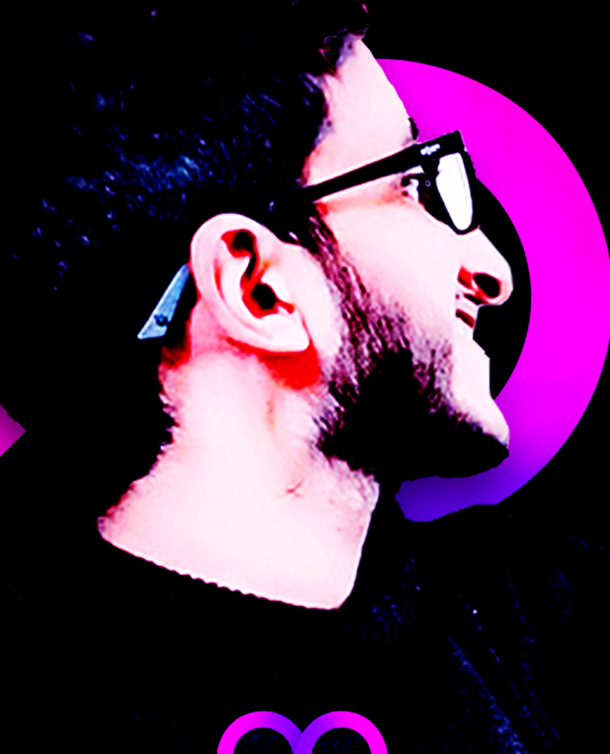
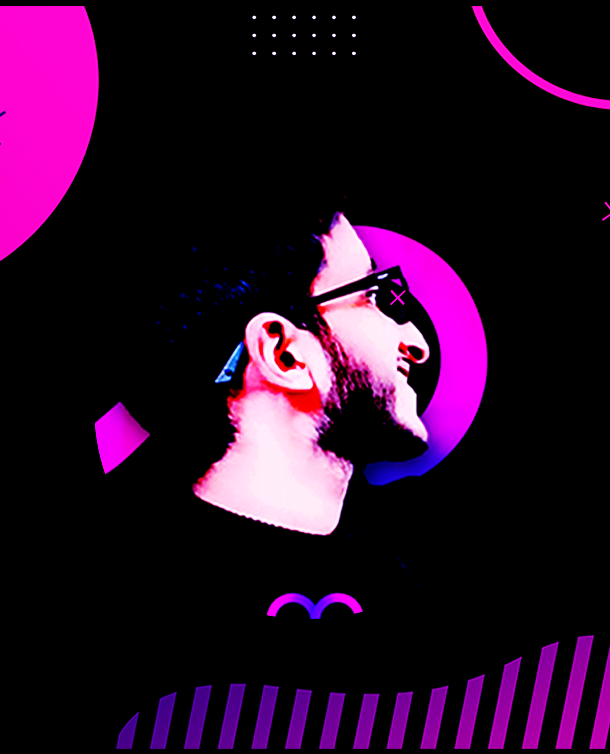
Layer changes from the first 610×754 image to the second:
removed layer "Back Posturre (Minmsam)" from group "Profile P." over [0, 0, 610, 754]
added group "Profile Photo" with 3 layers in group "Profile P." over [94, 192, 520, 619]
added layer "X" in group "Profile Photo" over [389, 289, 407, 306]
added layer "Layer 2" in group "Profile Photo" over [94, 192, 520, 619]
added layer "Ellipse 1" in group "Profile Photo" over [94, 193, 520, 619]
added group "Background" with 3 layers in group "Profile P." over [0, 0, 610, 754]
added layer "Upscale Little (1)" in group "Background" over [0, 6, 610, 749]
added layer "Background (Black)" in group "Background" over [0, 0, 610, 754]
